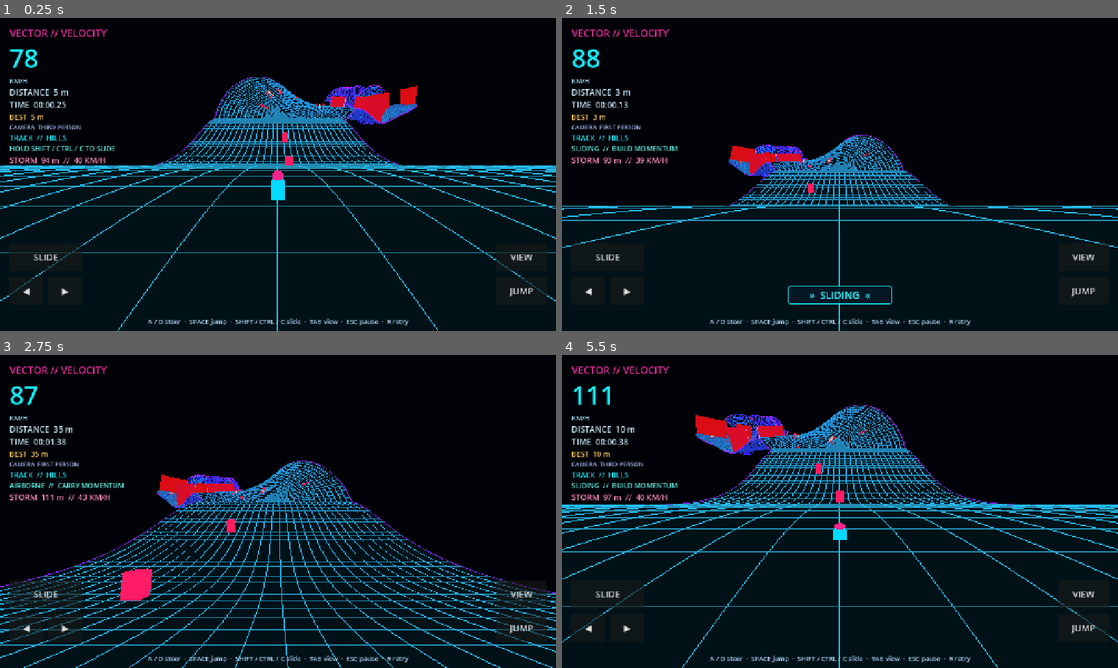
Above: before the commit, frames 1-4 (two rows, left to right).
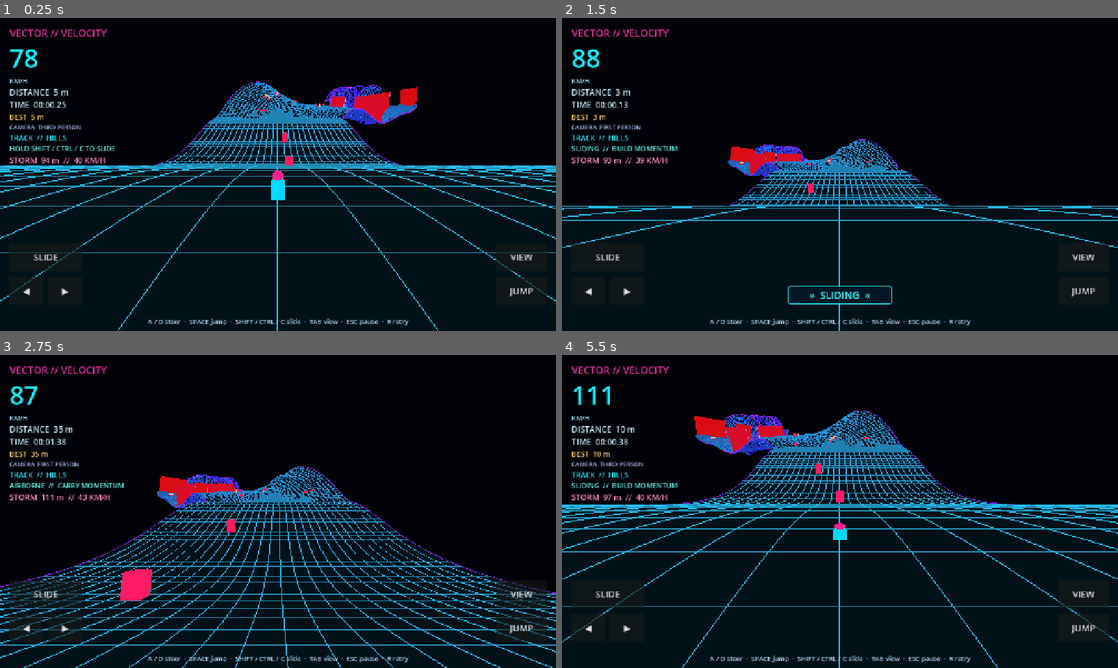
Above: after the commit, the same moments.

Repository: Unborne-Fetus/Cracked
Game: Godot game, scene res://scenes/main.tscn
Two runs of this game, one before a commit and one after it. Both use one fixed random seed, a clock stepped at 60 frames per second and the inputs below.
Inputs:
- Up to frame 1 (0.25 s): no input
- Up to frame 2 (1.5 s): tap Enter at 0.5 s; hold D 0.53-1.28 s; tap Tab at 0.6 s; tap Space at 0.77 s; hold S from 1.28 s (still down); tap R at 1.35 s
- Up to frame 3 (2.75 s): tap Space at 1.52 s; release S at 2.03 s; hold D from 2.03 s (still down); tap Shift at 2.1 s
- Up to frame 4 (5.5 s): tap Ctrl at 2.85 s; tap Space at 3.02, 3.77, 4.52 s; release D at 3.53 s; hold A 3.53-5.03 s; tap C at 3.6 s; tap Tab at 4.35 s; hold S from 5.03 s (still down); tap R at 5.1 s

The runs differ from the first frame. In frame 1, 1.5% of the frame differs, in the area x 38-75%, y 18-34%; in frame 2, 1.1%; in frame 3, 1.4%; in frame 4, 1.6%, in the area x 23-62%, y 16-32%.

Commit message:
Smooth bank angular velocity and extend wall/ceiling roll transitions

Diff:
--- a/scripts/course.gd
+++ b/scripts/course.gd
@@ -137,6 +137,20 @@
 	var u := clampf((distance - float(index) * CHUNK_LENGTH) / CHUNK_LENGTH, 0.0, 1.0)
 	return width_for_kind(kind, u)
 
+func _roll_ease(u: float) -> float:
+	# Integrate a softly eased angular velocity with a long constant-rate
+	# middle. Unlike cubic smoothstep, this avoids a sharp peak roll rate.
+	var t := clampf(u, 0.0, 1.0)
+	var ramp := 0.18
+	var scale := 1.0 - ramp
+	if t < ramp:
+		var x := t / ramp
+		return 0.5 * ramp * (x - sin(PI * x) / PI) / scale
+	if t > 1.0 - ramp:
+		var x := (1.0 - t) / ramp
+		return 1.0 - 0.5 * ramp * (x - sin(PI * x) / PI) / scale
+	return (t - ramp * 0.5) / scale
+
 func _orientation(kind: String, u: float, start_yaw: float, target_yaw: float, bank_sign: float = 1.0, strength: float = 1.0) -> Basis:
 	var angle := lerpf(start_yaw, target_yaw, smoothstep(0.0, 1.0, u))
 	var pitch := 0.0
@@ -144,9 +158,9 @@
 	if kind == "HILLS":
 		pitch = -0.32 * sin(TAU * u) - 0.15 * sin(PI * u)
 	elif kind == "BANKED TURN":
-		roll = signf(target_yaw - start_yaw) * 0.78 * sin(PI * u)
+		roll = signf(target_yaw - start_yaw) * 0.64 * sin(PI * u) * sin(PI * u)
 	elif kind == "TURN":
-		roll = signf(target_yaw - start_yaw) * 0.22 * sin(PI * u)
+		roll = signf(target_yaw - start_yaw) * 0.18 * sin(PI * u) * sin(PI * u)
 	elif kind == "LONG DESCENT":
 		pitch = -0.44 * sin(PI * u) * strength
 	elif kind == "STEEP CLIMB":
@@ -158,33 +172,33 @@
 		pitch = (-0.62 * exp(-pow((u - 0.28) / 0.15, 2.0)) + 0.30 * exp(-pow((u - 0.68) / 0.17, 2.0))) * sin(PI * u) * strength
 	elif kind == "S CURVE":
 		angle = clampf(start_yaw + bank_sign * 0.33 * sin(TAU * u) * sin(PI * u) * strength, -1.25, 1.25)
-		roll = bank_sign * 0.42 * sin(TAU * u) * sin(PI * u)
+		roll = bank_sign * 0.32 * sin(TAU * u) * sin(PI * u)
 	elif kind == "CHICANE":
 		angle = clampf(start_yaw + bank_sign * 0.18 * sin(TAU * 2.0 * u) * sin(PI * u) * strength, -1.25, 1.25)
-		roll = bank_sign * 0.32 * sin(TAU * 2.0 * u) * sin(PI * u)
+		roll = bank_sign * 0.23 * sin(TAU * 2.0 * u) * sin(PI * u)
 	elif kind == "CAMBER WAVE":
-		roll = bank_sign * 0.63 * sin(TAU * u) * sin(PI * u) * strength
+		roll = bank_sign * 0.46 * sin(TAU * u) * sin(PI * u) * strength
 		pitch = -0.10 * sin(TAU * u)
 	elif kind == "BANKED DESCENT":
 		pitch = -0.34 * sin(PI * u) * strength
-		roll = signf(target_yaw - start_yaw) * 0.68 * sin(PI * u)
+		roll = signf(target_yaw - start_yaw) * 0.52 * sin(PI * u) * sin(PI * u)
 	elif kind == "WIDE BASIN":
 		pitch = -0.20 * sin(TAU * u) * strength
 	elif is_sustained_roll(kind):
 		var target_roll := PI * 0.5 if kind.begins_with("WALL ") else PI
 		var progress := 1.0
 		if kind.ends_with("ENTRY"):
-			progress = smoothstep(0.0, 0.85, u)
+			progress = _roll_ease(u)
 		elif kind.ends_with("EXIT"):
-			progress = 1.0 - smoothstep(0.15, 1.0, u)
+			progress = 1.0 - _roll_ease(u)
 		roll = bank_sign * target_roll * progress
 	elif kind == "180 BANK":
 		# A smooth half-roll to an inverted stretch, then unwind.
 		# Entry and exit are both upright so neighboring chunks join cleanly.
-		roll = bank_sign * PI * smoothstep(0.0, 0.36, u) * (1.0 - smoothstep(0.64, 1.0, u))
+		roll = bank_sign * PI * _roll_ease(u / 0.44) * (1.0 - _roll_ease((u - 0.56) / 0.44))
 	elif kind == "360 BANK":
 		# Continuous barrel roll with zero roll rate at both seams.
-		roll = bank_sign * TAU * smoothstep(0.0, 1.0, u)
+		roll = bank_sign * TAU * _roll_ease(u)
 	var heading := Vector3(cos(angle), 0, sin(angle))
 	var side := Vector3(-sin(angle), 0, cos(angle))
 	var forward := heading * cos(pitch) + Vector3.UP * sin(pitch)
--- a/tests/gameplay_rules.gd
+++ b/tests/gameplay_rules.gd
@@ -252,6 +252,15 @@
 	var exit_frame: Transform3D = course.call("sample", 384.0)
 	if absf(bank.basis.x.y) < 0.35 or entry.basis.z.dot(exit_frame.basis.z) > 0.94:
 		_fail("Bank or turn geometry was not generated.")
+		return
+	# Roll progression must retain full rotations with a lower peak rate.
+	var max_roll_step := 0.0
+	for i in range(1, 193):
+		var before_roll: Transform3D = course.call("sample", 768.0 + float(i - 1))
+		var after_roll: Transform3D = course.call("sample", 768.0 + float(i))
+		max_roll_step = maxf(max_roll_step, before_roll.basis.y.angle_to(after_roll.basis.y))
+	if max_roll_step > 0.047:
+		_fail("180 bank rotates too abruptly per metre.")
 		return
 	# Verify both new roll geometries and their upright seams.
 	var half_bank: Transform3D = course.call("sample", 864.0)
